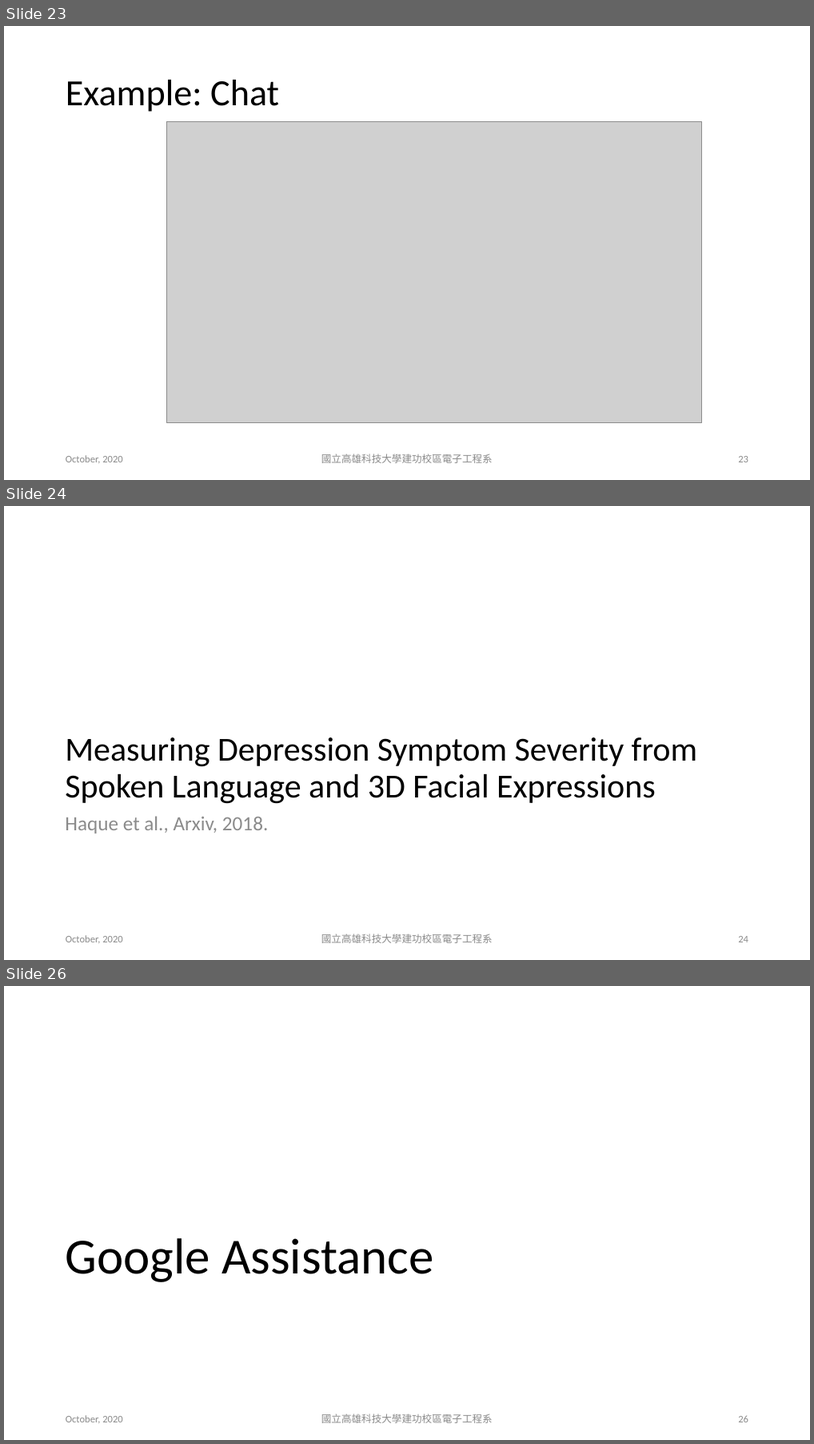
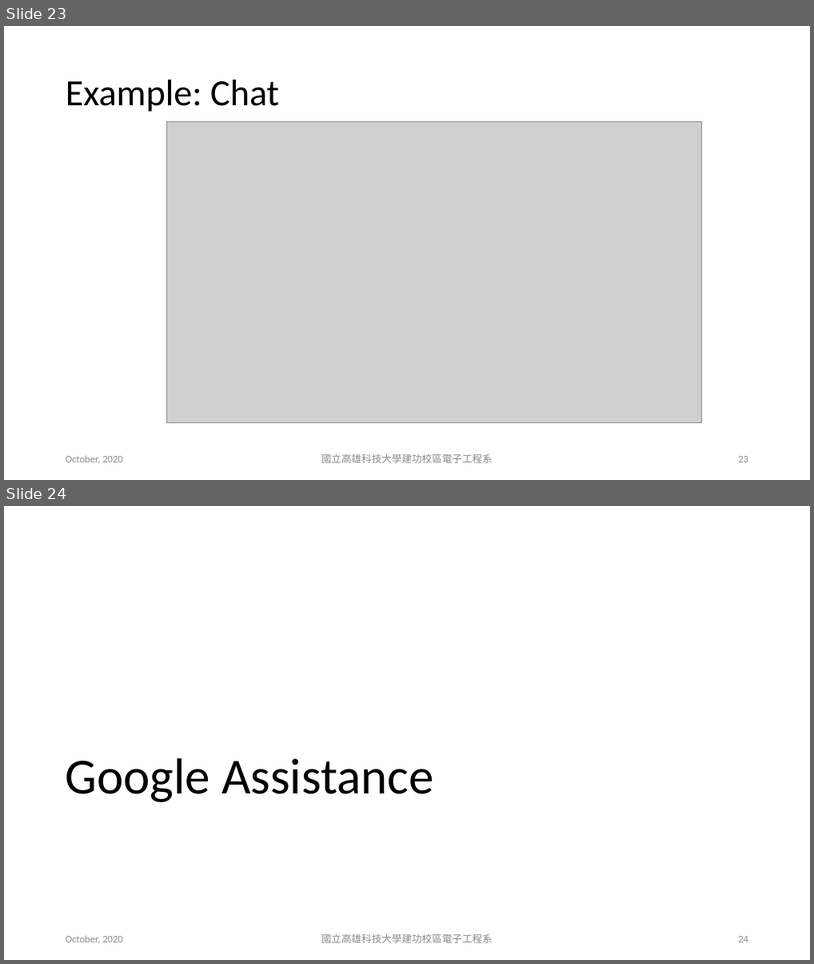
Before and after one commit to chiayisu/Artificial_Intelligence_Course, a slide deck: Slides/PPT/Introduction_to_NLP_and_Its_Application.pptx. Shown one above the other, each under a label of ours: slides 23, 24 and 26 before the commit, slides 23 and 24 after it; the slides between them are not shown. The pictures are 814x1444 and 814x964 pixels, drawn with LibreOffice and Linux fonts; fonts in the diff are those of the drawing; grey boxes stand for pictures; background and template pictures are left out. Boxes give left, top, right and bottom in pixels: in the first picture for what was removed or moved away, otherwise in the second. Text is boxed around its words. In the diff, an @@ line names an element or a change of style, - is before the commit and + after.

```diff
--- a/Slides/PPT/Introduction_to_NLP_and_Its_Application.pptx
+++ b/Slides/PPT/Introduction_to_NLP_and_Its_Application.pptx
@@ slide 24 removed at <box>4,506,810,960</box>, background #FFFFFF @@
@@ title removed at <box>65,737,698,804</box> @@
-Measuring Depression Symptom Severity from Spoken Language and 3D Facial Expressions
@@ text removed at <box>65,816,268,833</box> @@
-Haque et al., Arxiv, 2018.
@@ text removed at <box>66,935,123,942</box> @@
-October, 2020
@@ text removed at <box>322,933,493,943</box> @@
-國立高雄科技大學建功校區電子工程系
@@ page number removed at <box>738,936,749,942</box> @@
-24
@@ what was slide 26 is now slide 24 @@
@@ page number at <box>738,936,749,942</box>: text changed @@
-26
+24
```
Also in this commit, not shown: 1 slide changed, 1 other slide removed, 1 other file.
